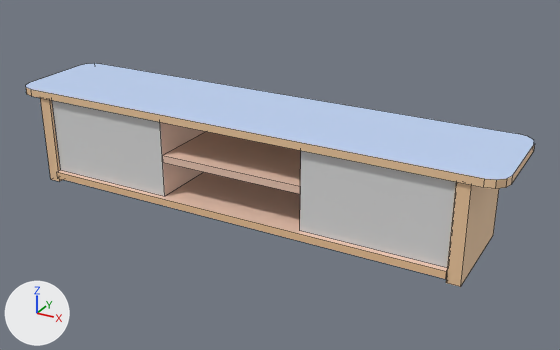
Two versions of the FBX model Dishes-Load/Assets/Art-Side/3D Model/table-television.fbx, one commit apart.
Rendered twice from a 50 mm lens placed at (1.435, -2.401, 1.358), pointed at (0.097, 0.032, 0.141). Every picture has the same lights, and +X, +Y and +Z are marked at lower left. Mesh edges are drawn as thin lines. Where no turn or scale is listed for an object, it has been applied to the vertices.

In view in the first picture: 'Table'.
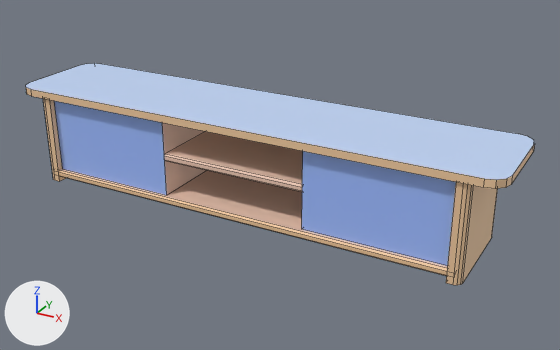
Location of each change, (x1, y1, x2, y2) in pixels of the pictures (560 x 350 px; the box of a moved part takes in the faces that stretch with it):
```json
{"object": "Table", "change": "reshaped", "before": [26, 63, 535, 287], "after": [26, 63, 535, 285]}
{"part": 1, "of": "me_mesh", "change": "moved or reshaped", "before": [51, 100, 205, 196], "after": [54, 101, 206, 195]}
{"part": 2, "of": "me_mesh", "change": "moved or reshaped", "before": [300, 151, 456, 268], "after": [302, 151, 456, 266]}
{"part": 3, "of": "me_mesh", "change": "rebuilt", "before": [57, 170, 447, 279], "after": [59, 169, 447, 276]}
{"part": 4, "of": "me_mesh", "change": "rebuilt", "before": [162, 131, 301, 194], "after": [164, 131, 303, 192]}
{"part": 5, "of": "me_mesh", "change": "built on", "before": [40, 98, 499, 287], "after": [43, 99, 498, 285]}
```

The change, as JSON lines over the scene's bpy script:
```json
{"block": "me_mesh", "where": "# used by ob_table; location = (0.0, 0.009, 0.2)"}
{"op": "remove", "block": "me_mesh", "code": "me_mesh.from_pydata(...)  # 84 vertices, 42 faces; spans x -1.01..1.01, y -0.22..0.22, z -0.2..0.2"}
{"op": "add", "block": "me_mesh", "code": "me_mesh.from_pydata(...)  # 116 vertices, 58 faces; spans x -1.01..1.01, y -0.22..0.22, z -0.2..0.2"}
{"block": "me_mesh", "change": "me_mesh part 1: the loose piece of 6 vertices spanning x -0.85..-0.3, y -0.2..0.19, z -0.15..0.17 is moved by (0.0, 0.01, 0.0)"}
{"block": "me_mesh", "change": "me_mesh part 2: the loose piece of 6 vertices spanning x 0.3..0.85, y -0.2..0.19, z -0.15..0.17 is moved by (0.0, 0.01, 0.0)"}
{"block": "me_mesh", "change": "me_mesh part 3: the loose piece of 8 vertices spanning x -0.85..0.85, y -0.22..0.18, z -0.18..-0.15 is rebuilt with 12 vertices and now spans x -0.88..0.88, y -0.21..0.19, z -0.18..-0.15"}
{"block": "me_mesh", "change": "me_mesh part 4: the loose piece of 8 vertices spanning x -0.3..0.3, y -0.2..0.19, z -0.01..0.03 is rebuilt with 12 vertices and now spans x -0.3..0.3, y -0.18..0.2, z -0.01..0.03"}
{"block": "me_mesh", "change": "me_mesh part 5"}
{"block": "me_mesh", "change": "4 faces are deleted"}
{"block": "me_mesh", "change": "4 vertices in x 0.9, y -0.21..0.2, z -0.2..0.17 move by (-0.02, 0.0, 0.0)"}
{"block": "me_mesh", "change": "4 vertices in x -0.9, y -0.21..0.2, z -0.2..0.17 move by (0.02, 0.0, 0.0)"}
{"block": "me_mesh", "change": "16 vertices are added at x -0.9..0.9, y -0.21..0.2, z -0.2..0.17"}
{"block": "me_mesh", "change": "8 new vertices lie (0.0, 0.0, 0.37) away from vertices in x -0.9..0.9, y -0.2..0.19, z -0.2"}
{"block": "me_mesh", "change": "16 new faces join them"}
```
